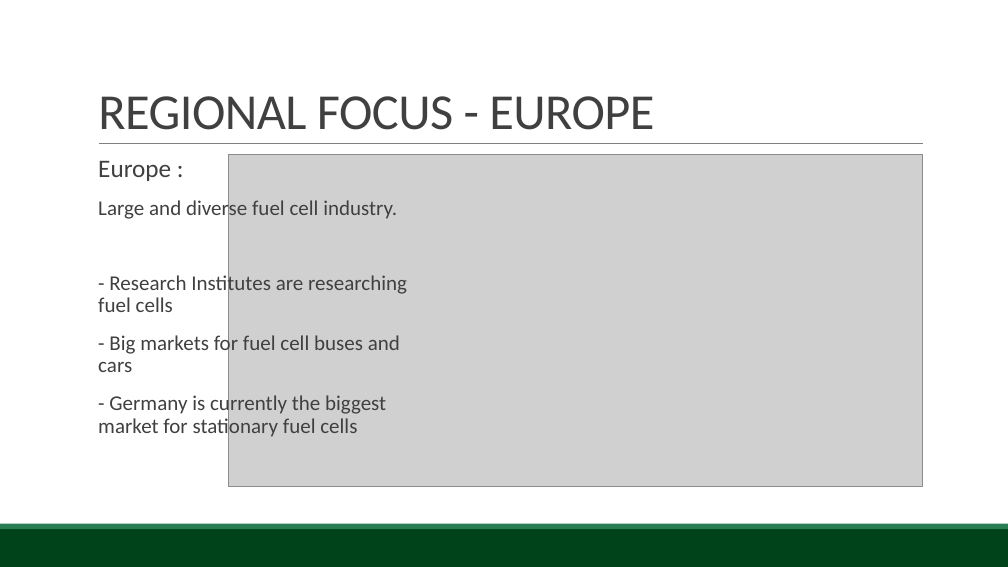
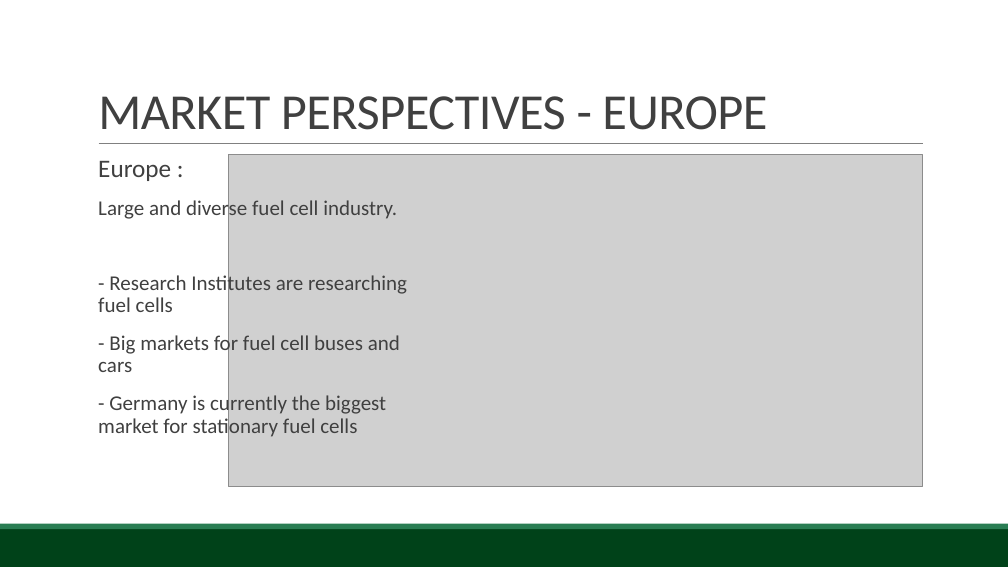
Before and after one commit to BambuGMS/Industry-Analysis-Report, a slide deck: slide 12 of Assignments/Presentations/2015.04.15Presentation_0.1.pptx (slide 10 before the commit). Drawn at 1008x567 pixels with LibreOffice and Linux fonts; fonts in the diff are those of the drawing; grey boxes stand for pictures; background and template pictures are left out. Boxes give left, top, right and bottom in pixels: in the first picture for what was removed or moved away, otherwise in the second. Text is boxed around its words. In the diff, an @@ line names an element or a change of style, - is before the commit and + after.

```diff
--- a/Assignments/Presentations/2015.04.15Presentation_0.1.pptx
+++ b/Assignments/Presentations/2015.04.15Presentation_0.1.pptx
@@ title at bbox=[98, 96, 767, 130]: text changed @@
-REGIONAL FOCUS - EUROPE
+MARKET PERSPECTIVES - EUROPE
```
Also in this commit, not shown: 6 other slides changed, 5 slides added, 2 slides removed.
